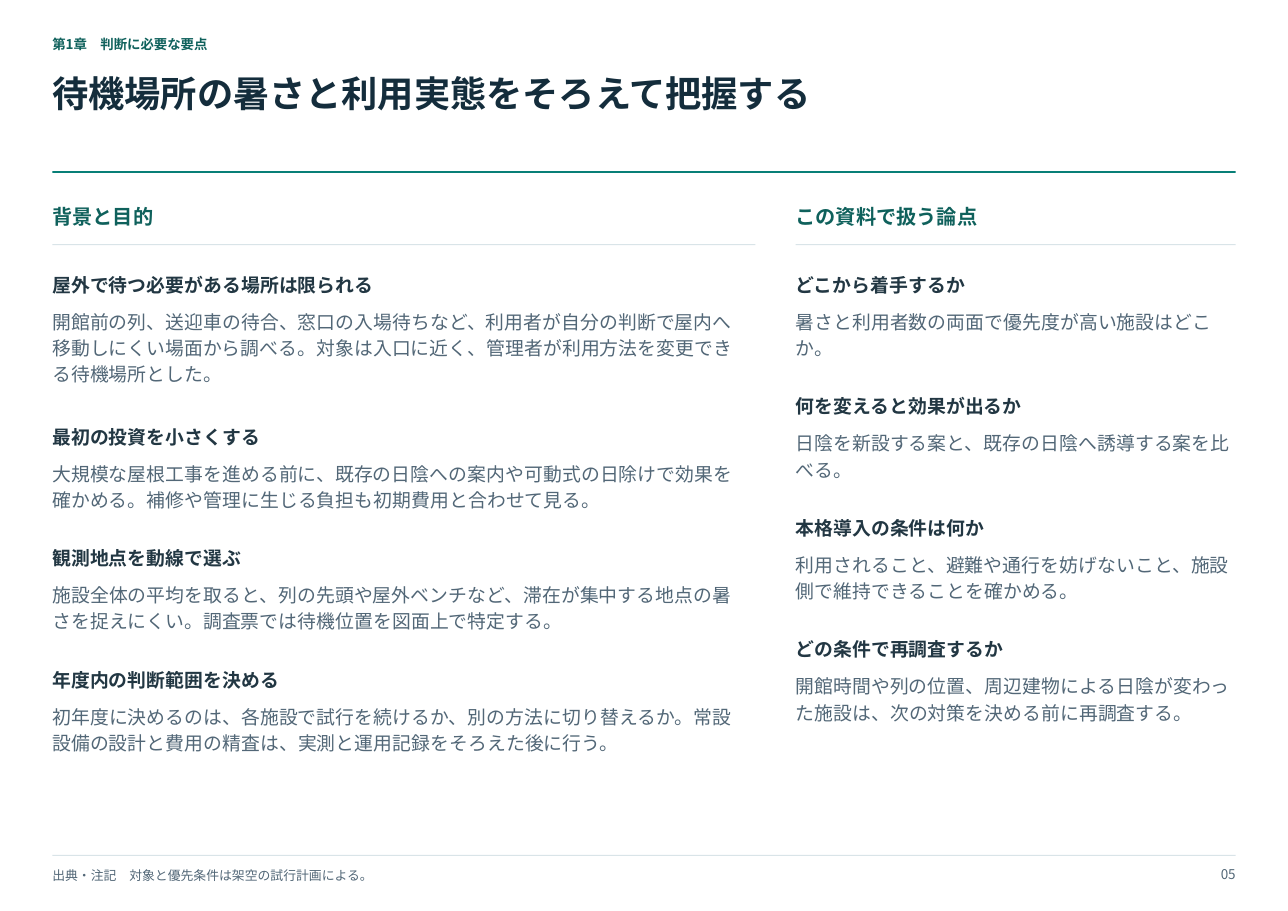
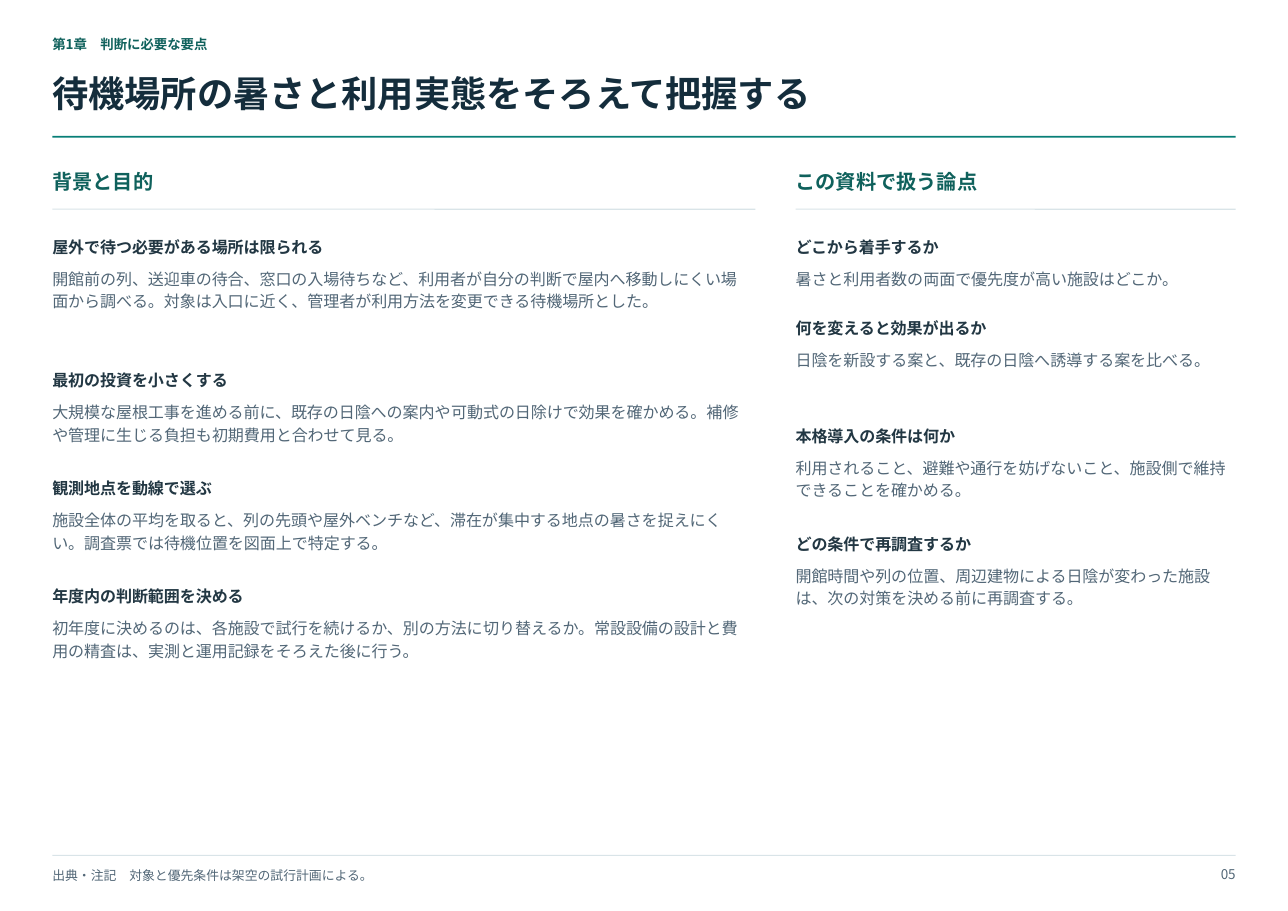
Before and after one commit to sibyl2501/consulting-pptx-templates, a slide deck: slide 5 of consulting_layout_examples.pptx. Drawn at 1288x911 pixels with LibreOffice and Linux fonts; fonts in the diff are those of the drawing. Boxes give left, top, right and bottom in pixels: in the first picture for what was removed or moved away, otherwise in the second. Text is boxed around its words. In the diff, an @@ line names an element or a change of style, - is before the commit and + after.

```diff
--- a/consulting_layout_examples.pptx
+++ b/consulting_layout_examples.pptx
@@ 3 lines, 2 texts: place and size @@
-3 lines, 2 texts at bbox=[52, 172, 1236, 245]
+3 lines, 2 texts at bbox=[52, 137, 1236, 209]
@@ text "屋外で待つ必要がある場所は限られる": place and size @@
-text "屋外で待つ必要がある場所は限られる" at bbox=[52, 276, 373, 294]
+text "屋外で待つ必要がある場所は限られる" at bbox=[52, 239, 323, 255]
@@ text "どこから着手するか": place and size @@
-text "どこから着手するか" at bbox=[796, 276, 965, 294]
+text "どこから着手するか" at bbox=[796, 239, 939, 255]
@@ text "開館前の列、送迎車の待合、窓口の入場待ちなど、利用者が自分の判断で屋内へ移動しにくい場面から調べる。対象は入口に近く、管 ...": place and size @@
-text "開館前の列、送迎車の待合、窓口の入場待ちなど、利用者が自分の判断で屋内へ移動しにくい場面から調べる。対象は入口に近く、管 ..." at bbox=[52, 313, 732, 383]
+text "開館前の列、送迎車の待合、窓口の入場待ちなど、利用者が自分の判断で屋内へ移動しにくい場面から調べる。対象は入口に近く、管 ..." at bbox=[52, 271, 737, 309]
@@ text "暑さと利用者数の両面で優先度が高い施設はどこか。": place and size @@
-text "暑さと利用者数の両面で優先度が高い施設はどこか。" at bbox=[796, 313, 1211, 356]
+text "暑さと利用者数の両面で優先度が高い施設はどこか。" at bbox=[796, 271, 1179, 287]
@@ text "何を変えると効果が出るか": place and size @@
-text "何を変えると効果が出るか" at bbox=[796, 397, 1022, 415]
+text "何を変えると効果が出るか" at bbox=[796, 320, 987, 336]
@@ text "日陰を新設する案と、既存の日陰へ誘導する案を比べる。": place and size @@
-text "日陰を新設する案と、既存の日陰へ誘導する案を比べる。" at bbox=[796, 434, 1230, 478]
+text "日陰を新設する案と、既存の日陰へ誘導する案を比べる。" at bbox=[796, 352, 1211, 368]
@@ text "最初の投資を小さくする": place and size @@
-text "最初の投資を小さくする" at bbox=[52, 428, 260, 446]
+text "最初の投資を小さくする" at bbox=[52, 372, 228, 388]
@@ text "大規模な屋根工事を進める前に、既存の日陰への案内や可動式の日除けで効果を確かめる。補修や管理に生じる負担も初期費用と合わ ...": place and size @@
-text "大規模な屋根工事を進める前に、既存の日陰への案内や可動式の日除けで効果を確かめる。補修や管理に生じる負担も初期費用と合わ ..." at bbox=[52, 465, 732, 509]
+text "大規模な屋根工事を進める前に、既存の日陰への案内や可動式の日除けで効果を確かめる。補修や管理に生じる負担も初期費用と合わ ..." at bbox=[52, 404, 738, 443]
@@ text "本格導入の条件は何か": place and size @@
-text "本格導入の条件は何か" at bbox=[796, 519, 985, 537]
+text "本格導入の条件は何か" at bbox=[796, 428, 956, 444]
@@ text "観測地点を動線で選ぶ": place and size @@
-text "観測地点を動線で選ぶ" at bbox=[52, 549, 241, 567]
+text "観測地点を動線で選ぶ" at bbox=[52, 480, 212, 496]
@@ text "利用されること、避難や通行を妨げないこと、施設側で維持できることを確かめる。": place and size @@
-text "利用されること、避難や通行を妨げないこと、施設側で維持できることを確かめる。" at bbox=[796, 556, 1229, 600]
+text "利用されること、避難や通行を妨げないこと、施設側で維持できることを確かめる。" at bbox=[796, 460, 1226, 497]
@@ text "施設全体の平均を取ると、列の先頭や屋外ベンチなど、滞在が集中する地点の暑さを捉えにくい。調査票では待機位置を図面上で特定 ...": place and size @@
-text "施設全体の平均を取ると、列の先頭や屋外ベンチなど、滞在が集中する地点の暑さを捉えにくい。調査票では待機位置を図面上で特定 ..." at bbox=[52, 586, 731, 630]
+text "施設全体の平均を取ると、列の先頭や屋外ベンチなど、滞在が集中する地点の暑さを捉えにくい。調査票では待機位置を図面上で特定 ..." at bbox=[52, 512, 721, 551]
@@ text "どの条件で再調査するか": place and size @@
-text "どの条件で再調査するか" at bbox=[796, 640, 1004, 658]
+text "どの条件で再調査するか" at bbox=[796, 536, 972, 552]
@@ size 12.3 to 10.5 pt in 16 elements at bbox=[52, 239, 323, 255], bbox=[796, 239, 939, 255], bbox=[52, 271, 737, 309], bbox=[52, 372, 228, 388], bbox=[52, 404, 738, 443], bbox=[796, 271, 1179, 287], bbox=[52, 480, 212, 496], bbox=[52, 512, 721, 551], bbox=[796, 320, 987, 336], bbox=[52, 588, 243, 604], bbox=[796, 352, 1211, 368], bbox=[52, 620, 737, 659], bbox=[796, 428, 956, 444], bbox=[796, 460, 1226, 497], bbox=[796, 536, 972, 552], bbox=[796, 568, 1211, 606] @@
@@ text "開館時間や列の位置、周辺建物による日陰が変わった施設は、次の対策を決める前に再調査する。": place and size @@
-text "開館時間や列の位置、周辺建物による日陰が変わった施設は、次の対策を決める前に再調査する。" at bbox=[796, 677, 1230, 722]
+text "開館時間や列の位置、周辺建物による日陰が変わった施設は、次の対策を決める前に再調査する。" at bbox=[796, 568, 1211, 606]
@@ text "年度内の判断範囲を決める": place and size @@
-text "年度内の判断範囲を決める" at bbox=[52, 671, 279, 689]
+text "年度内の判断範囲を決める" at bbox=[52, 588, 243, 604]
@@ text "初年度に決めるのは、各施設で試行を続けるか、別の方法に切り替えるか。常設設備の設計と費用の精査は、実測と運用記録をそろえ ...": place and size @@
-text "初年度に決めるのは、各施設で試行を続けるか、別の方法に切り替えるか。常設設備の設計と費用の精査は、実測と運用記録をそろえ ..." at bbox=[52, 708, 731, 752]
+text "初年度に決めるのは、各施設で試行を続けるか、別の方法に切り替えるか。常設設備の設計と費用の精査は、実測と運用記録をそろえ ..." at bbox=[52, 620, 737, 659]
```
Also in this commit, not shown: 12 other slides changed, 4 other files.
